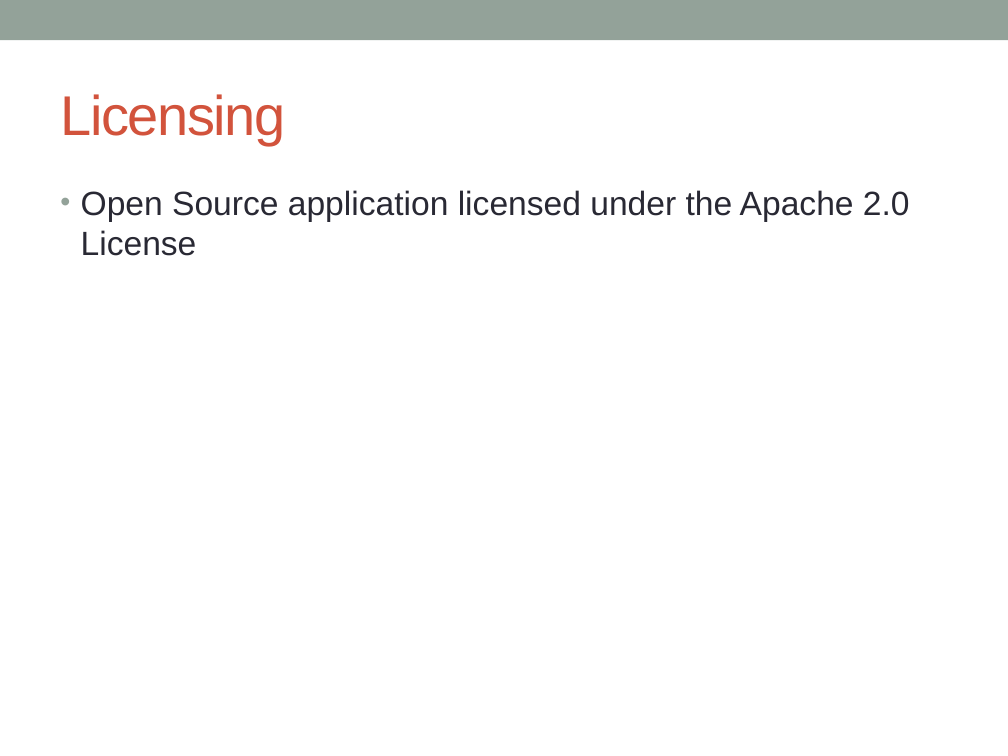
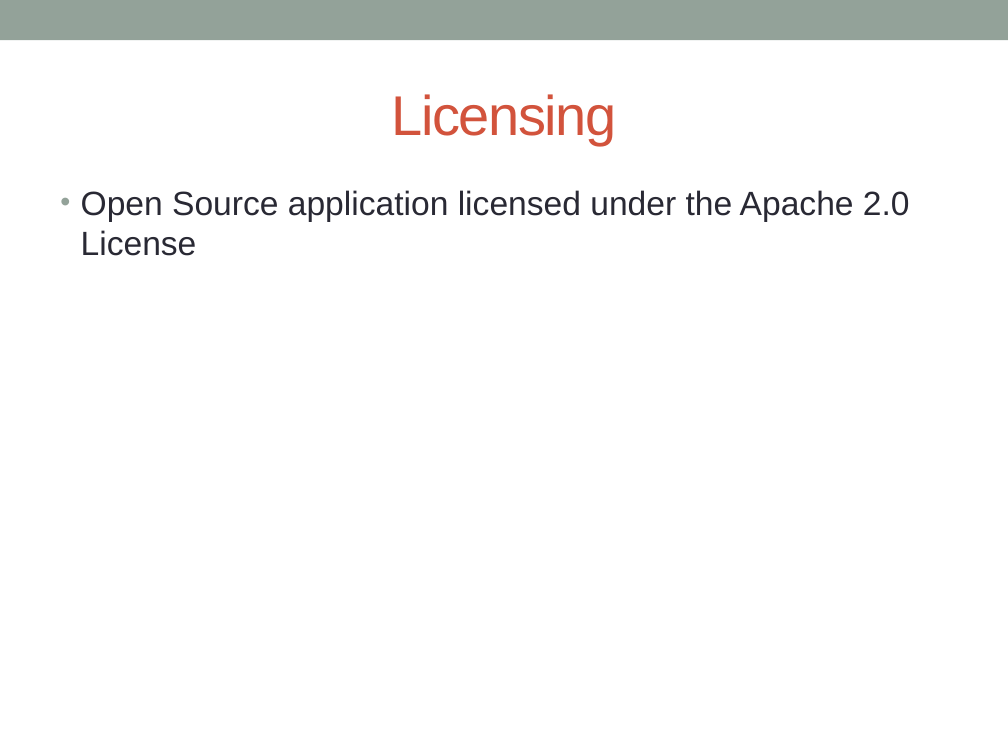
Before and after one commit to Kloudtek/data-repair-center, a slide deck: slide 15 of data-repair-center-presentation.pptx. Drawn at 1008x756 pixels with LibreOffice and Linux fonts; fonts in the diff are those of the drawing. Boxes give left, top, right and bottom in pixels: in the first picture for what was removed or moved away, otherwise in the second. Text is boxed around its words. In the diff, an @@ line names an element or a change of style, - is before the commit and + after.

```diff
--- a/data-repair-center-presentation.pptx
+++ b/data-repair-center-presentation.pptx
@@ title "Licensing" at [391, 94, 616, 145]: alignment left to centre @@
```
Also in this commit, not shown: 1 other slide changed, 1 slide added, 27 other files.
